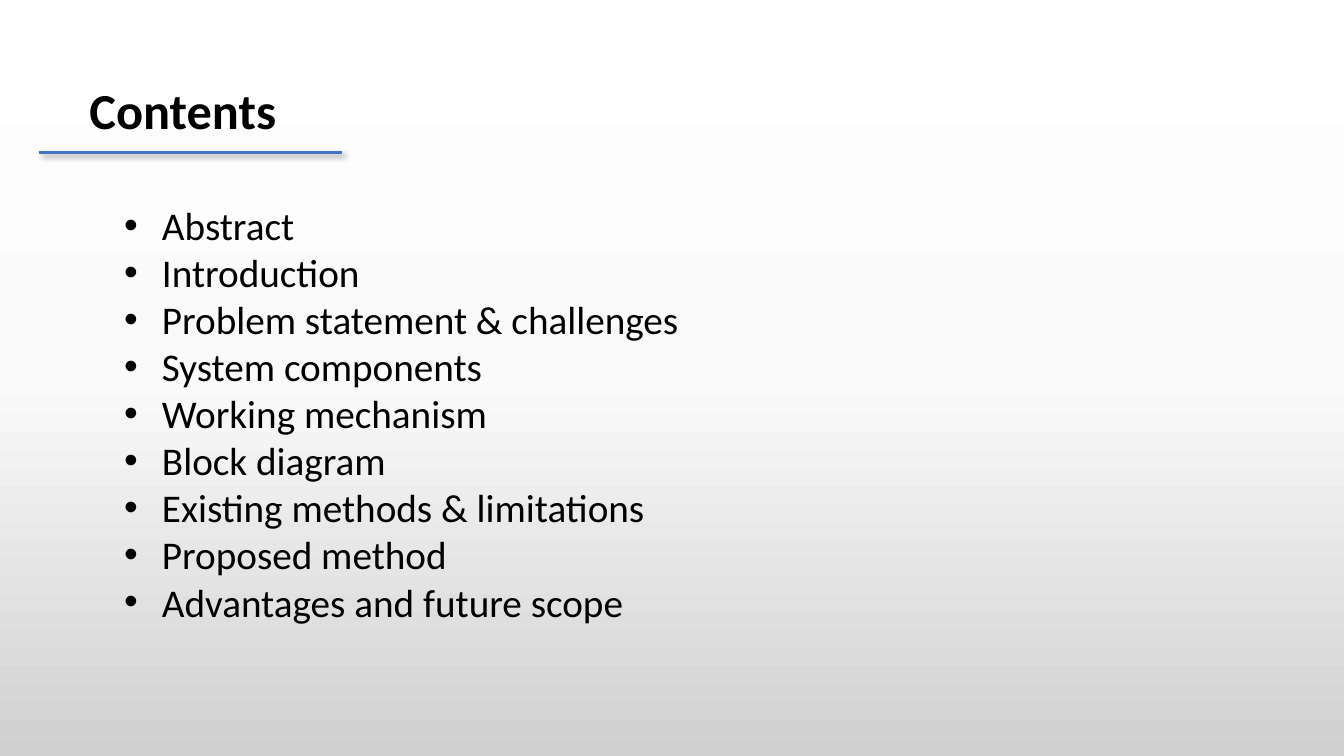
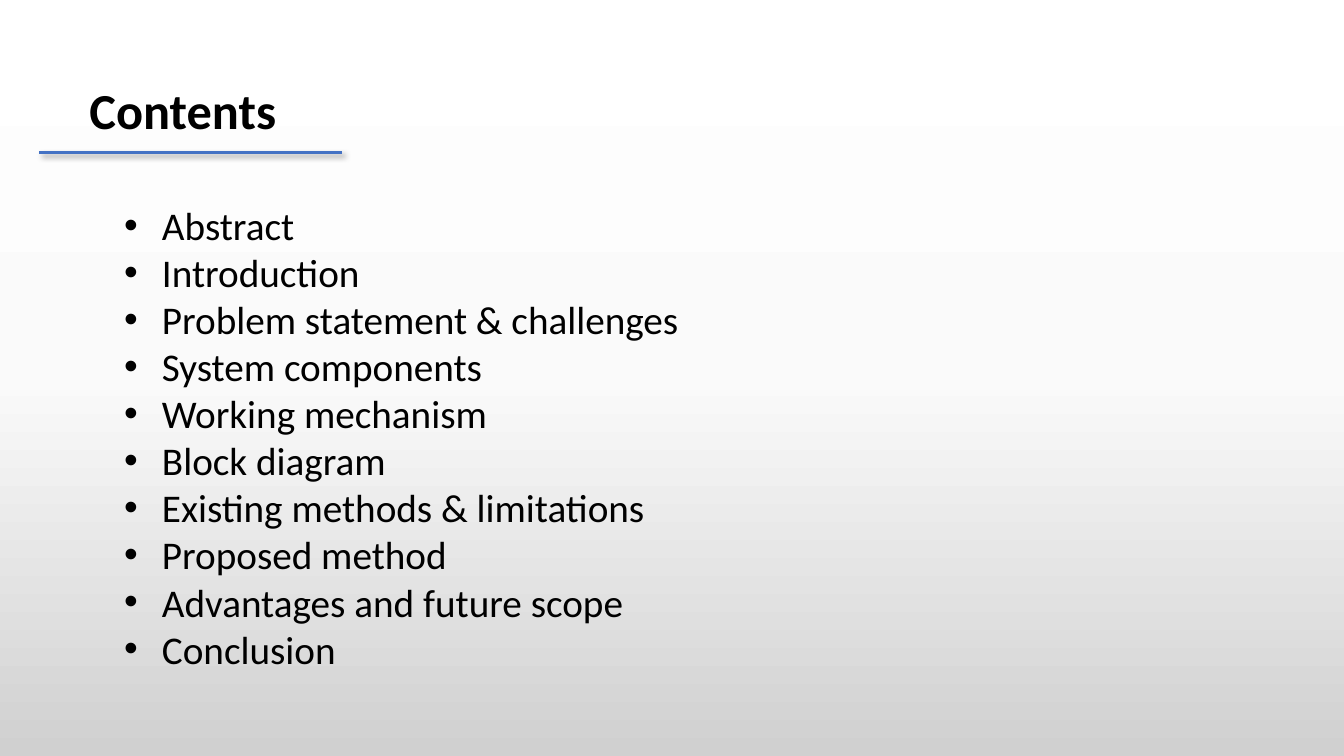
Before and after one commit to dheeraj78/project-4-2, a slide deck: slide 3 of Batch 8 .pptx. Drawn at 1344x756 pixels with LibreOffice and Linux fonts; fonts in the diff are those of the drawing. Boxes give left, top, right and bottom in pixels: in the first picture for what was removed or moved away, otherwise in the second. Text is boxed around its words. In the diff, an @@ line names an element or a change of style, - is before the commit and + after.

```diff
--- a/Batch 8 .pptx
+++ b/Batch 8 .pptx
@@ text at (162,636,336,665): paragraph added @@
+• Conclusion
```
Also in this commit, not shown: 2 other slides changed, 3 slides added, 19 other files.
